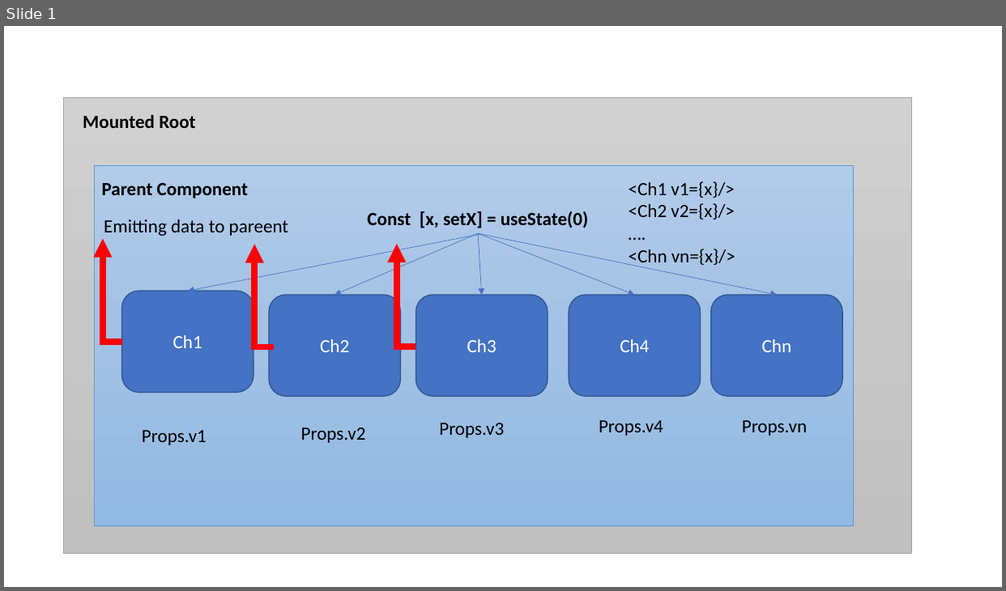
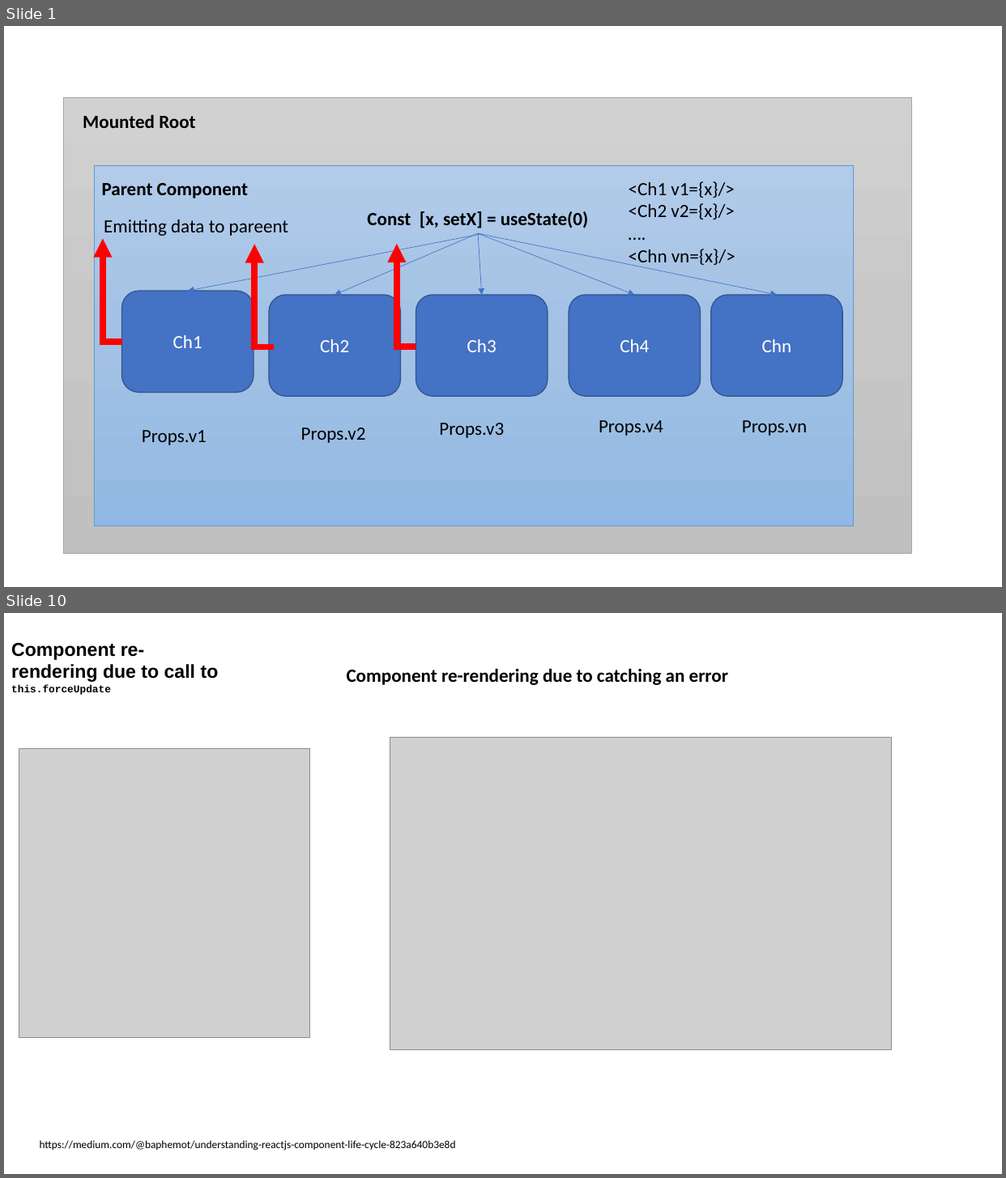
Before and after one commit to maheshsabnis/react-sync-trg, a slide deck: images_ppt.pptx. Shown one above the other, each under a label of ours: slide 1 before the commit, slides 1 and 10 after it; the slides between them are not shown. The pictures are 1006x591 and 1006x1178 pixels, drawn with LibreOffice and Linux fonts; fonts in the diff are those of the drawing; grey boxes stand for pictures. Boxes give left, top, right and bottom in pixels: in the first picture for what was removed or moved away, otherwise in the second. Text is boxed around its words. In the diff, an @@ line names an element or a change of style, - is before the commit and + after.

```diff
--- a/images_ppt.pptx
+++ b/images_ppt.pptx
@@ slide 10 added at (x1=4, y1=613, x2=1002, y2=1174), background #FFFFFF @@
@@ text added at (x1=11, y1=643, x2=219, y2=695), 18 pt, text #000000, bold @@
+Component re-rendering due to call to this.forceUpdate
@@ text added at (x1=347, y1=668, x2=728, y2=685), 18 pt, text #000000, bold @@
+Component re-rendering due to catching an error
@@ picture added at (x1=19, y1=749, x2=310, y2=1038) @@
@@ picture added at (x1=390, y1=737, x2=891, y2=1051) @@
@@ text added at (x1=40, y1=1140, x2=456, y2=1151), 10.5 pt, text #000000 @@
+https://medium.com/@baphemot/understanding-reactjs-component-life-cycle-823a640b3e8d
```
Also in this commit, not shown: 1 slide changed, 9 other slides added, 6 other files.
